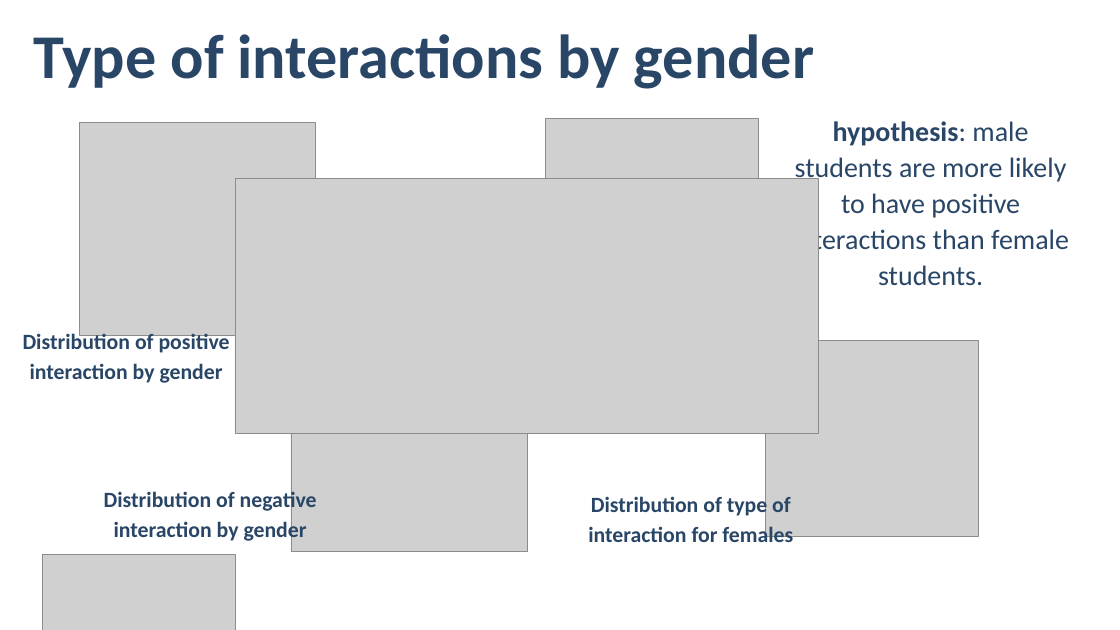
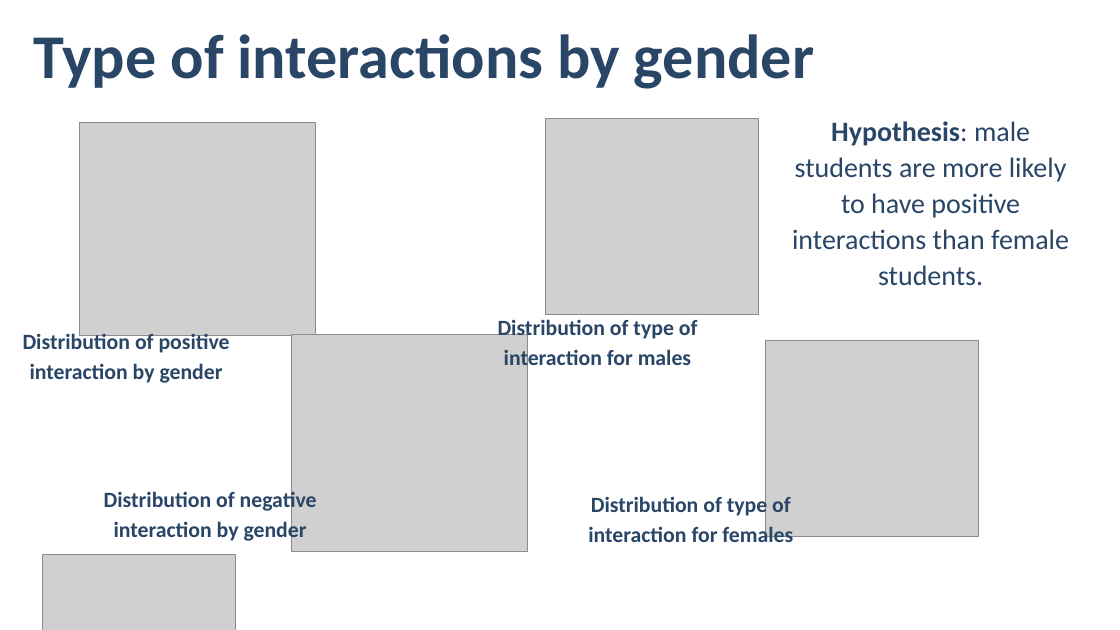
Before and after one commit to ogrnz/analytics-consulting, a slide deck: slide 17 of A/Presentation Case A.pptx (slide 16 before the commit). Drawn at 1120x630 pixels with LibreOffice and Linux fonts; fonts in the diff are those of the drawing; grey boxes stand for pictures; background and template pictures are left out. Boxes give left, top, right and bottom in pixels: in the first picture for what was removed or moved away, otherwise in the second. Text is boxed around its words. In the diff, an @@ line names an element or a change of style, - is before the commit and + after.

```diff
--- a/A/Presentation Case A.pptx
+++ b/A/Presentation Case A.pptx
@@ text at (792, 121, 1069, 285): text changed @@
-hypothesis: male students are more likely to have positive interactions than female students.
+Hypothesis: male students are more likely to have positive interactions than female students.
@@ picture removed at (235, 178, 818, 433) @@
@@ text added at (498, 319, 698, 371), 28 pt, text #294667, bold @@
+Distribution of type of interaction for males
```
Also in this commit, not shown: 10 other slides changed, 4 slides added, 2 slides removed.
